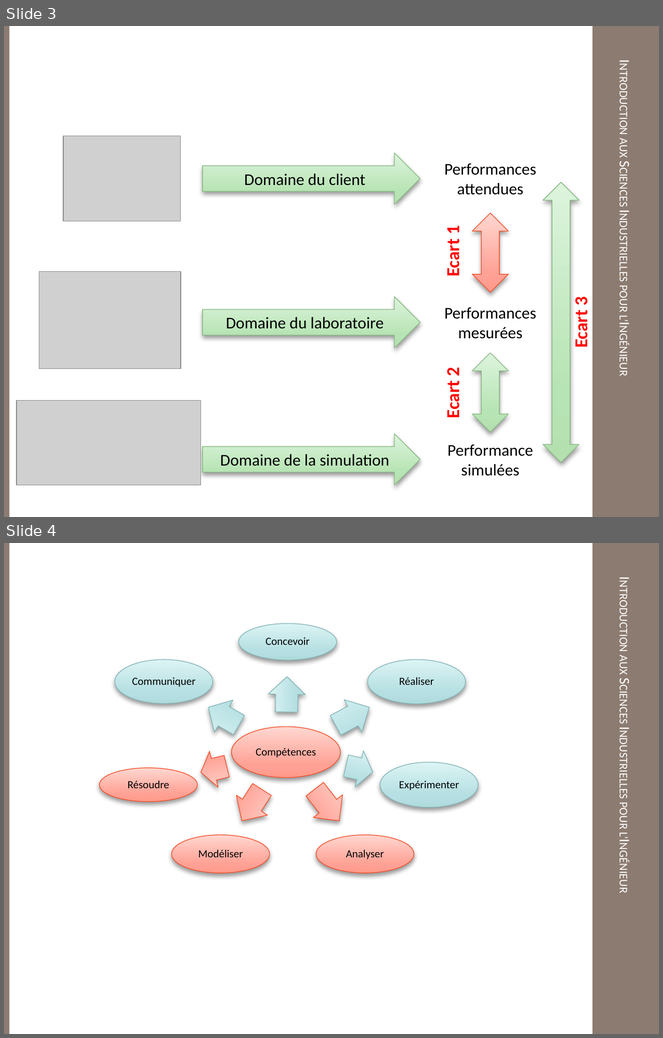
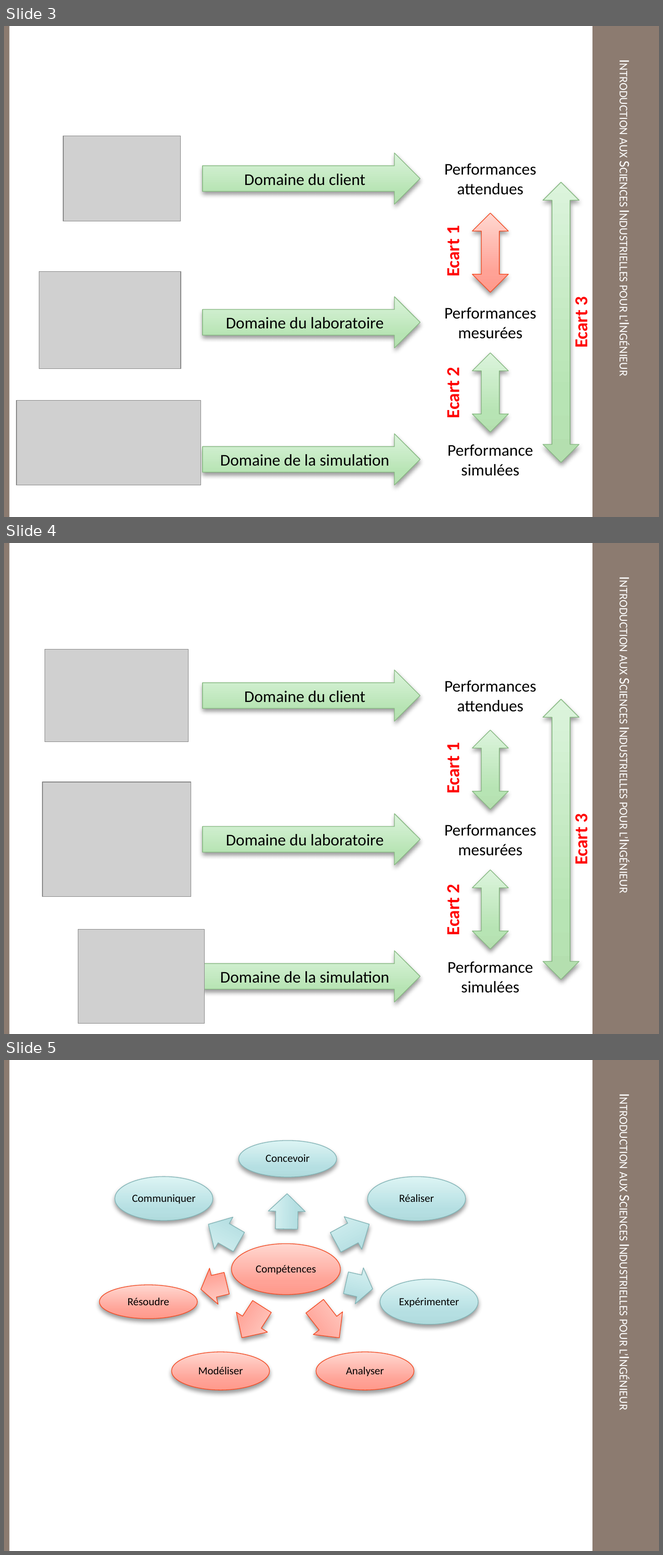
Before and after one commit to xpessoles/TP_Documents, a slide deck: Ressources/Ecarts.pptx. Shown one above the other, each under a label of ours: slides 3 and 4 before the commit, slides 3, 4 and 5 after it. The pictures are 663x1038 and 663x1555 pixels, drawn with LibreOffice and Linux fonts; fonts in the diff are those of the drawing; grey boxes stand for pictures; background and template pictures are left out. Boxes give left, top, right and bottom in pixels: in the first picture for what was removed or moved away, otherwise in the second. Text is boxed around its words. In the diff, an @@ line names an element or a change of style, - is before the commit and + after.

```diff
--- a/Ressources/Ecarts.pptx
+++ b/Ressources/Ecarts.pptx
@@ slide 4 added at bbox=[4, 543, 659, 1034], background #FFFFFF; not listed: 3 template elements that a slide beside it also shows @@
@@ picture added at bbox=[45, 649, 189, 742] @@
@@ right arrow added at bbox=[203, 670, 420, 721], fill gradient #B4DFB0 to #B9E4B5 to #DEF5DC, outline #88B983 0.75 pt, 18 pt, text #000000 @@
+Domaine du client
@@ text added at bbox=[444, 680, 536, 712], 18 pt, text #000000 @@
+Performances
+attendues
@@ up down arrow added at bbox=[543, 700, 579, 980], fill gradient #B4DFB0 to #B9E4B5 to #DEF5DC, outline #88B983 0.75 pt @@
@@ text added at bbox=[442, 743, 464, 793], 20 pt, text #FF0000, bold @@
+Ecart 1
@@ up down arrow added at bbox=[473, 730, 508, 810], fill gradient #B4DFB0 to #B9E4B5 to #DEF5DC, outline #88B983 0.75 pt @@
@@ picture added at bbox=[42, 782, 191, 897] @@
@@ right arrow added at bbox=[203, 813, 420, 865], fill gradient #B4DFB0 to #B9E4B5 to #DEF5DC, outline #88B983 0.75 pt, 18 pt, text #000000 @@
+Domaine du laboratoire
@@ text added at bbox=[570, 814, 593, 864], 20 pt, text #FF0000, bold @@
+Ecart 3
@@ text added at bbox=[444, 824, 536, 856], 18 pt, text #000000 @@
+Performances mesurées
@@ up down arrow added at bbox=[473, 870, 508, 949], fill gradient #B4DFB0 to #B9E4B5 to #DEF5DC, outline #88B983 0.75 pt @@
@@ text added at bbox=[442, 885, 464, 935], 20 pt, text #FF0000, bold @@
+Ecart 2
@@ picture added at bbox=[78, 929, 205, 1023] @@
@@ right arrow added at bbox=[203, 951, 420, 1002], fill gradient #B4DFB0 to #B9E4B5 to #DEF5DC, outline #88B983 0.75 pt, 18 pt, text #000000 @@
+Domaine de la simulation
@@ text added at bbox=[448, 962, 533, 993], 18 pt, text #000000 @@
+Performance simulées
@@ what was slide 4 is now slide 5 @@
```
Also in this commit, not shown: 47 other files.
